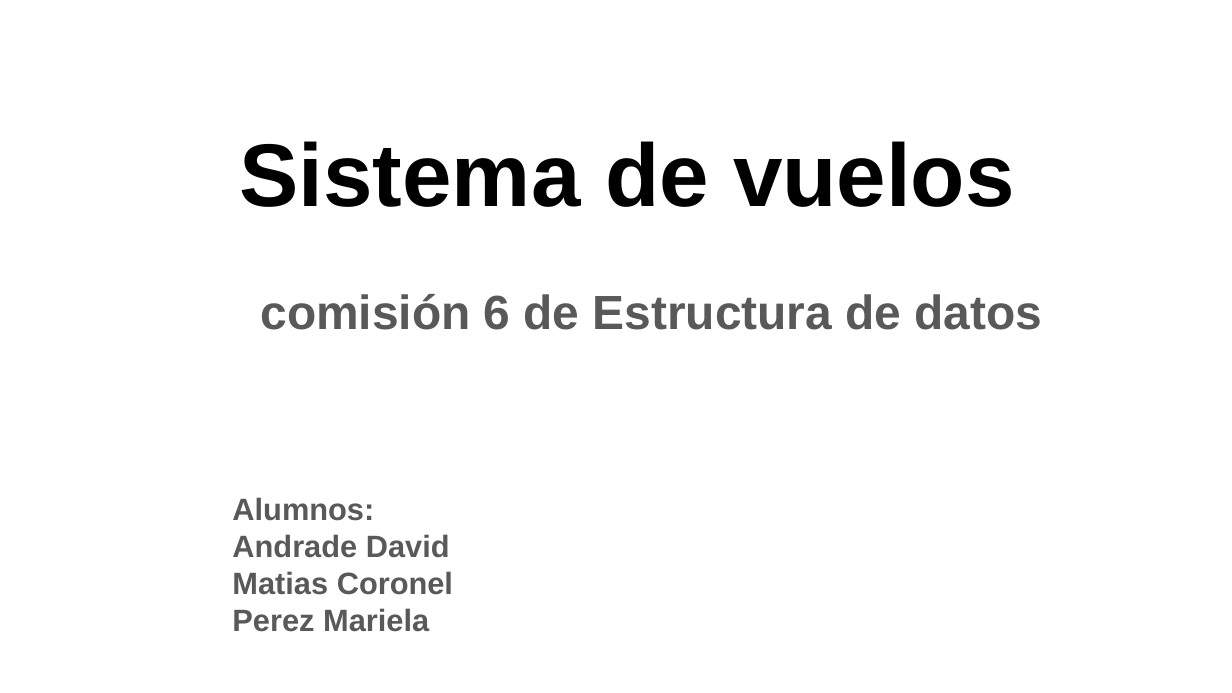
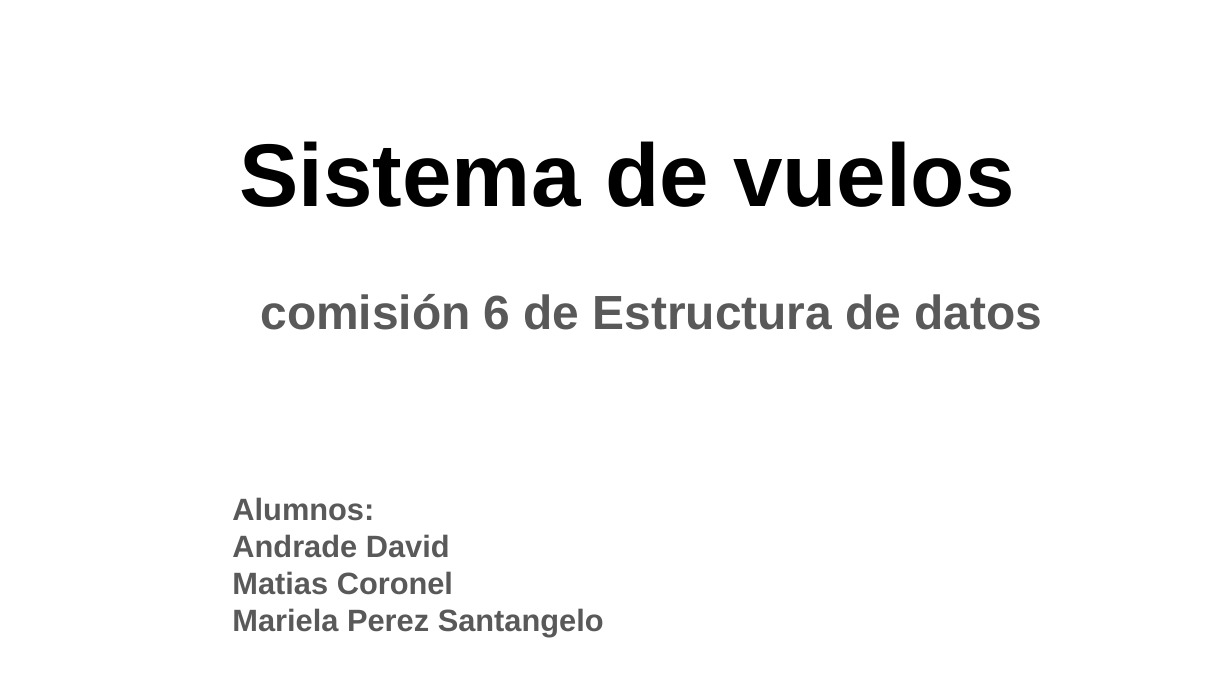
Before and after one commit to MarielaIPS/Final, a slide deck: slide 1 of Sistema de vuelos.pptx. Drawn at 1232x693 pixels with LibreOffice and Linux fonts; fonts in the diff are those of the drawing; background and template pictures are left out. Boxes give left, top, right and bottom in pixels: in the first picture for what was removed or moved away, otherwise in the second. Text is boxed around its words. In the diff, an @@ line names an element or a change of style, - is before the commit and + after.

```diff
--- a/Sistema de vuelos.pptx
+++ b/Sistema de vuelos.pptx
@@ text at [232,608,604,637]: text changed @@
-Perez Mariela
+Mariela Perez Santangelo
```
Also in this commit, not shown: 5 other slides changed, 11 slides added, 1 slide removed, 6 other files.
